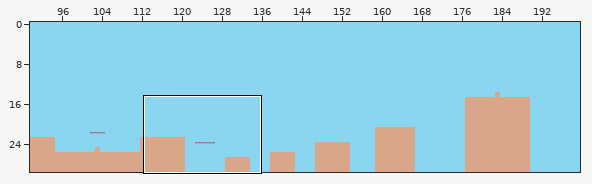
Two versions of a level (Tiled map, core/assets/maps/adventure.tmx). Above, an overview of the earlier version with the close-up marked.
Close-up. First the earlier version:
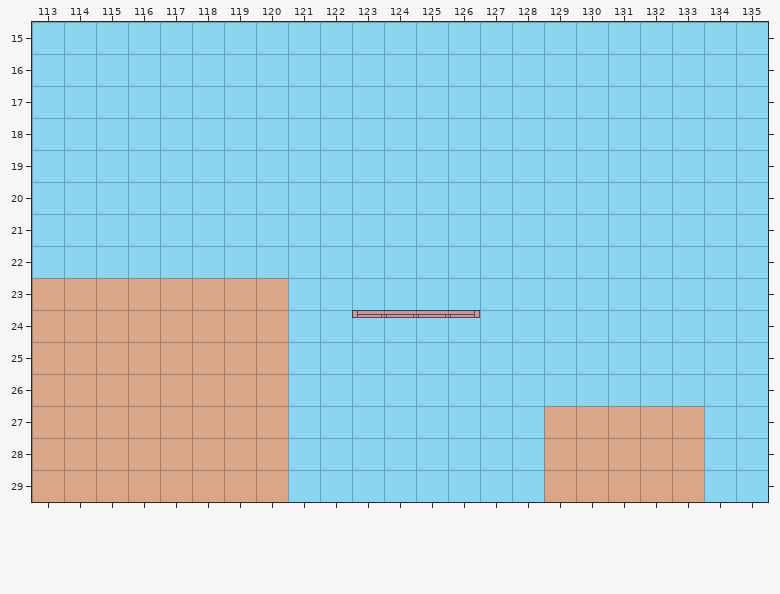
Cells are 32x32 px. Shown: x 113..135, y 15..29. The commit also changed other parts of the map, which this record leaves out.
Once edited:
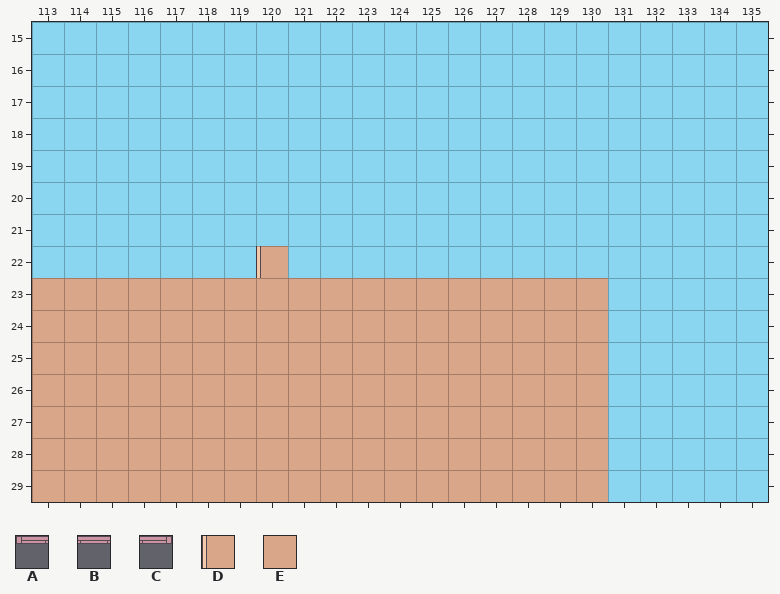
Key: from "town": A 4, B 5, C 6, D 8, E 9.
_ is an empty cell.
Objects are placed by their top-left corner, in cells (3,4 is the top-left corner of cell 3,4); size is 1x1 cell unless given.
Changes in this commit:
Layer "MIDDLE":
Tile A gives way to tile E in row 24 at x 123.
Tile B gives way to tile E in row 24 at x 124 to 125.
Tile C gives way to tile E in row 24 at x 126.
The edit adds tile E in row 23 at x 121 to 130; in row 24 at x 121 to 122 and 127 to 130; in rows 25 to 26 at x 121 to 130; in rows 27 to 29 at x 121 to 128.
The edit erases tile E in rows 27 to 29 at x 131 to 133.
Layer "ENTITIES":
A new object: D "combatstarter" at 120,22.
Boxes around the changes in both close-ups, in picture pixels (x1, y1, x2, y2):
changed: (256, 246, 704, 502)
